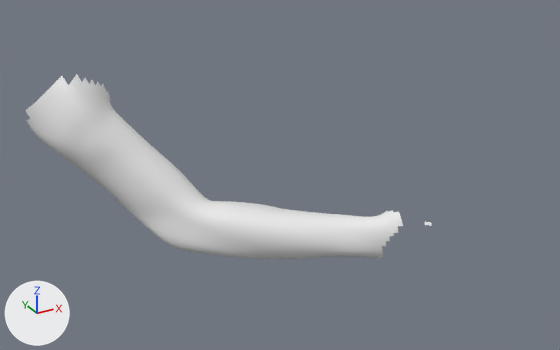
The FBX model resources/models/viewmodel/viewarm_right.fbx: old version first, new version second.
One viewpoint serves both versions: a camera (50 mm lens) standing at (-0.00309, -0.01166, 0.00273) and looking at (0.00135, -0.00358, -0.00131). Every picture has the same lights, and +X, +Y and +Z are marked at lower left. The first picture is the older version. Where no turn or scale is listed for an object, it has been applied to the vertices.

Objects in the first picture: 'View_Arm_R'.
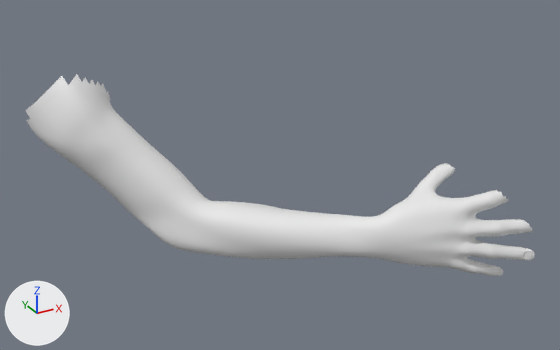
What differs and where, as boxes [x1, y1, x2, y2] in the pictures (560 x 350 px):
'View_Arm_R', reshaped (26% wider, 9% taller)
    before: [26, 74, 431, 259]
    after: [26, 74, 535, 276]
part 1 of me_view_arm_r, added
    after: [378, 163, 535, 276]

The change, as a list of edits to the scene's bpy script:
```text
Change me_view_arm_r:
    used by ob_view_arm_r; location = (0.0, 0.0, 0.0)
    remove me_view_arm_r.from_pydata(...)  # 2245 vertices, 2176 faces; spans x -0.00134..0.00276, y -0.00508..-0.00101, z -0.00229..-0.0001
    add me_view_arm_r.from_pydata(...)  # 7336 vertices, 7249 faces; spans x -0.00134..0.00368, y -0.00586..-0.00101, z -0.00232..-0.0001
    me_view_arm_r part 1: 5091 vertices added at x 0.00204..0.00368, y -0.00586..-0.00468, z -0.00232..-0.00106
```
